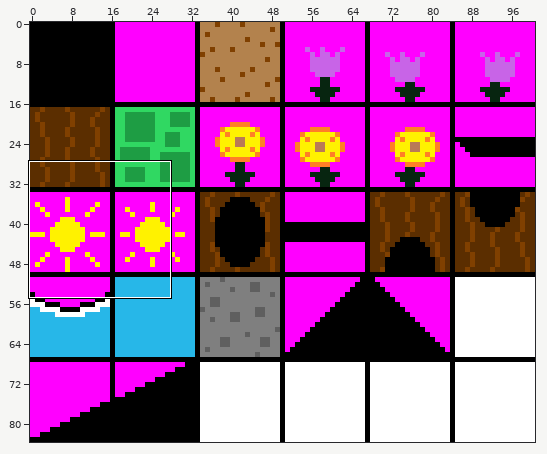
Edited in one commit: sprite sheet (Resources/CommonTileset.png). The first picture is a wide view before the edit; the outline marks the close-up.
Close-up. Before the commit:
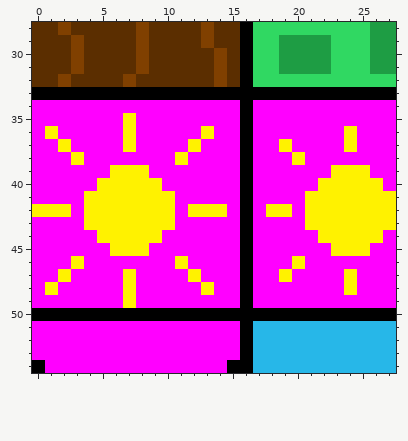
The file is 101x84 pixels. Colours within 5 levels of each other are drawn and written as one. Shown: x 0..27, y 28..54.
The result:
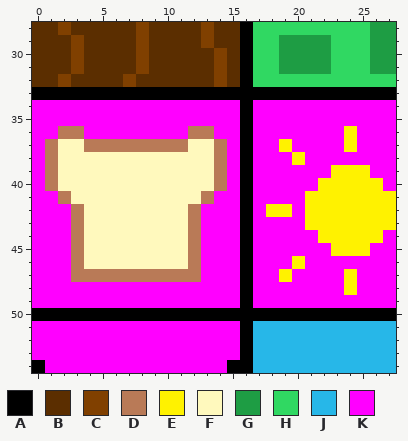
Palette (. is transparent): A #000000  B #5b2e00  C #804000  D #b97a57  E #fff200  F #fff9bd  G #1e9d44  H #30d862  J #27b7e8  K #ff00ff
Commit message: Bread Nodes
Diff:
{"y":35,"x":7,"old":"E","new":"K"}
{"y":36,"x":1,"old":"EKK","new":"KDD"}
{"y":36,"x":7,"old":"E","new":"K"}
{"y":36,"x":12,"old":"KE","new":"DD"}
{"y":37,"x":1,"old":"KEKKKKEKKKKEKK","new":"DFFDDDDDDDDFFD"}
{"y":38,"x":1,"old":"KKEKKKKKKKEKKK","new":"DFFFFFFFFFFFFD"}
{"y":39,"x":1,"old":"KKKKKEEEKKKKKK","new":"DFFFFFFFFFFFFD"}
{"y":40,"x":1,"old":"KKKKEEEEEKKKKK","new":"DFFFFFFFFFFFFD"}
{"y":41,"x":2,"old":"KKEEEEEEEKKK","new":"DFFFFFFFFFFD"}
{"y":42,"x":0,"old":"EEEKEEEEEEEKEEE","new":"KKKDFFFFFFFFDKK"}
{"y":43,"x":3,"old":"KEEEEEEEKK","new":"DFFFFFFFFD"}
{"y":44,"x":3,"old":"KKEEEEEKKK","new":"DFFFFFFFFD"}
{"y":45,"x":3,"old":"KKKEEEKKKK","new":"DFFFFFFFFD"}
{"y":46,"x":3,"old":"EKKKKKKKEK","new":"DFFFFFFFFD"}
{"y":47,"x":2,"old":"EKKKKEKKKKE","new":"KDDDDDDDDDD"}
{"y":48,"x":1,"old":"E","new":"K"}
{"y":48,"x":7,"old":"E","new":"K"}
{"y":48,"x":13,"old":"E","new":"K"}
{"y":49,"x":7,"old":"E","new":"K"}
